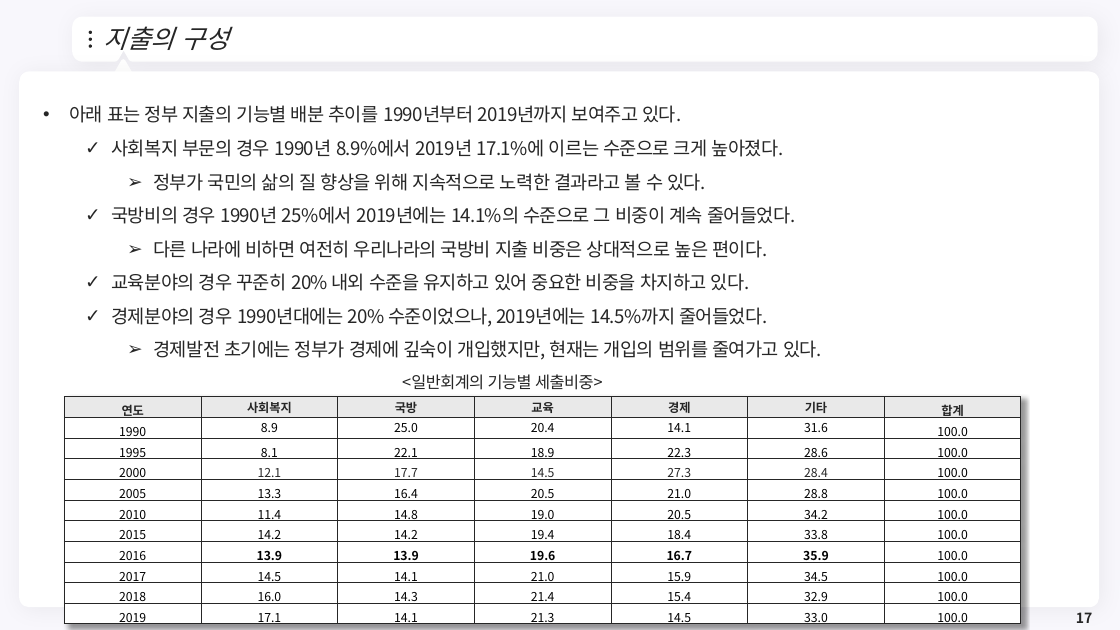
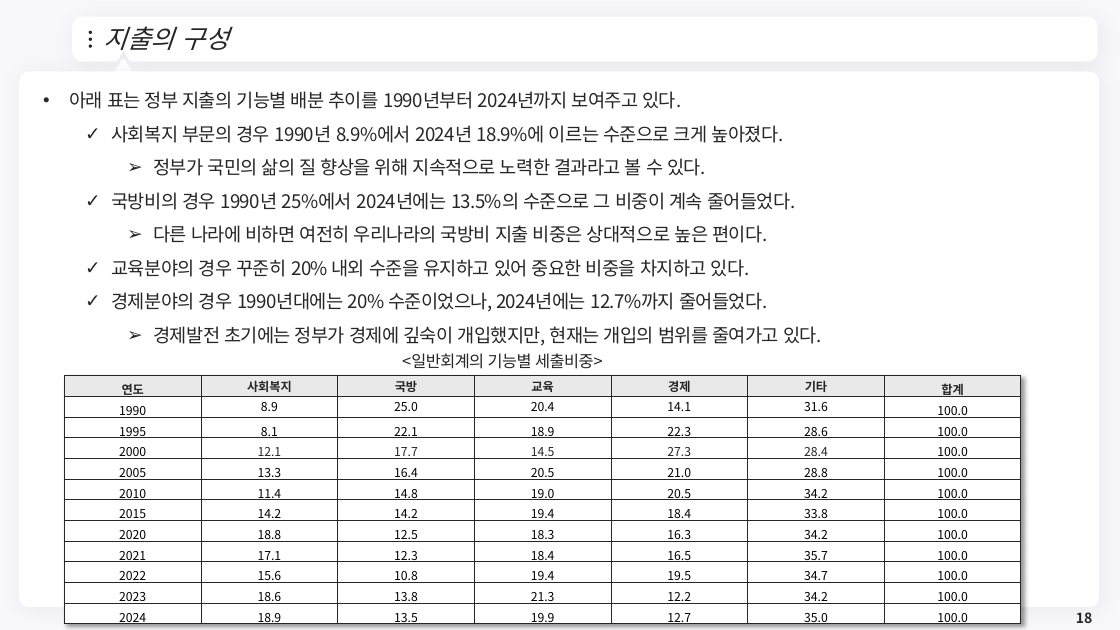
Before and after one commit to meandthey/Teaching, a slide deck: slide 18 of 재정학/01_Lectures/재정학_Chapter_2.pptx (slide 17 before the commit). Drawn at 1120x630 pixels with LibreOffice and Linux fonts; fonts in the diff are those of the drawing; background and template pictures are left out. Boxes give left, top, right and bottom in pixels: in the first picture for what was removed or moved away, otherwise in the second. Text is boxed around its words. In the diff, an @@ line names an element or a change of style, - is before the commit and + after.

```diff
--- a/재정학/01_Lectures/재정학_Chapter_2.pptx
+++ b/재정학/01_Lectures/재정학_Chapter_2.pptx
@@ text "아래 표는 정부 지출의 기능별 ..." moved from (x1=69, y1=105, x2=822, y2=360) to (x1=69, y1=91, x2=822, y2=346) @@
@@ text at (x1=69, y1=91, x2=784, y2=143): text changed @@
-• 아래 표는 정부 지출의 기능별 배분 추이를 1990년부터 2019년까지 보여주고 있다.
-  ✓ 사회복지 부문의 경우 1990년 8.9%에서 2019년 17.1%에 이르는 수준으로 크게 높아졌다.
+• 아래 표는 정부 지출의 기능별 배분 추이를 1990년부터 2024년까지 보여주고 있다.
+  ✓ 사회복지 부문의 경우 1990년 8.9%에서 2024년 18.9%에 이르는 수준으로 크게 높아졌다.
@@ text at (x1=111, y1=192, x2=795, y2=210): text changed @@
-  ✓ 국방비의 경우 1990년 25%에서 2019년에는 14.1%의 수준으로 그 비중이 계속 줄어들었다.
+  ✓ 국방비의 경우 1990년 25%에서 2024년에는 13.5%의 수준으로 그 비중이 계속 줄어들었다.
@@ text at (x1=111, y1=292, x2=767, y2=312): text changed @@
-  ✓ 경제분야의 경우 1990년대에는 20% 수준이었으나, 2019년에는 14.5%까지 줄어들었다.
+  ✓ 경제분야의 경우 1990년대에는 20% 수준이었으나, 2024년에는 12.7%까지 줄어들었다.
@@ text "<일반회계의 기능별 세출비중>" moved from (x1=402, y1=374, x2=603, y2=390) to (x1=402, y1=353, x2=603, y2=369) @@
@@ table at (x1=65, y1=376, x2=1023, y2=630) @@
-row 8: 2016 | 13.9 | 13.9 | 19.6 | 16.7 | 35.9 | 100.0
-row 9: 2017 | 14.5 | 14.1 | 21.0 | 15.9 | 34.5 | 100.0
-row 10: 2018 | 16.0 | 14.3 | 21.4 | 15.4 | 32.9 | 100.0
-row 11: 2019 | 17.1 | 14.1 | 21.3 | 14.5 | 33.0 | 100.0
+row 8: 2020 | 18.8 | 12.5 | 18.3 | 16.3 | 34.2 | 100.0
+row 9: 2021 | 17.1 | 12.3 | 18.4 | 16.5 | 35.7 | 100.0
+row 10: 2022 | 15.6 | 10.8 | 19.4 | 19.5 | 34.7 | 100.0
+row 11: 2023 | 18.6 | 13.8 | 21.3 | 12.2 | 34.2 | 100.0
+row 12: 2024 | 18.9 | 13.5 | 19.9 | 12.7 | 35.0 | 100.0
@@ table resized from (x1=65, y1=397, x2=1023, y2=630) to (x1=65, y1=376, x2=1023, y2=630) @@
@@ page number at (x1=1076, y1=612, x2=1092, y2=623): text changed @@
-17
+18
```
Also in this commit, not shown: 5 other slides changed, 1 slide added, 2 other files.
